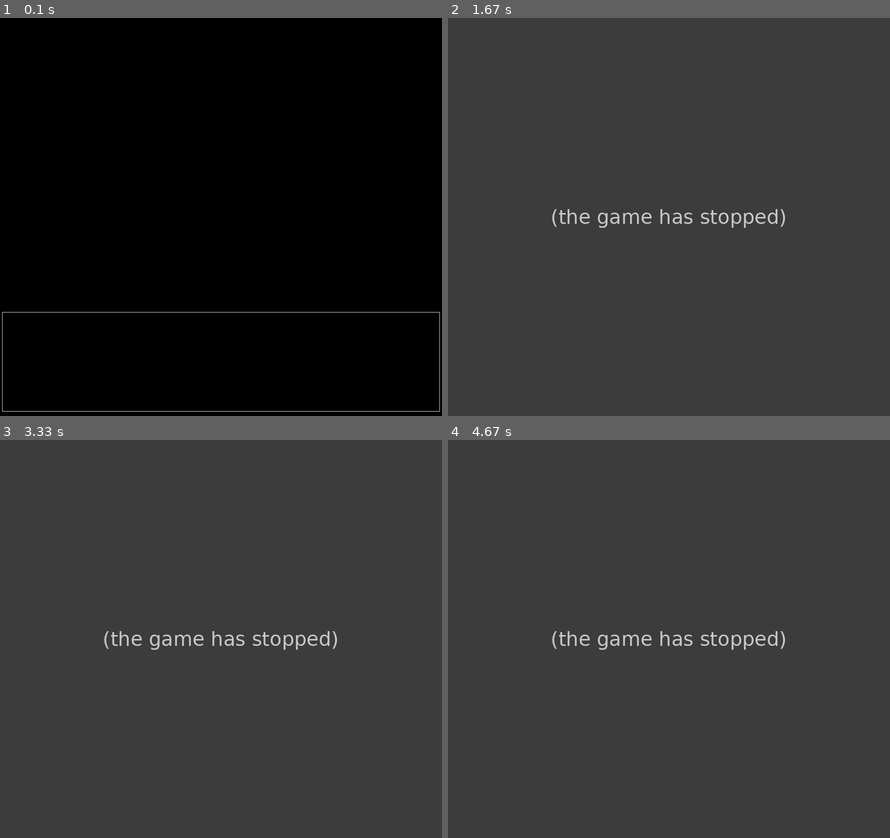
Above: before the commit, frames 1-4 (two rows, left to right).
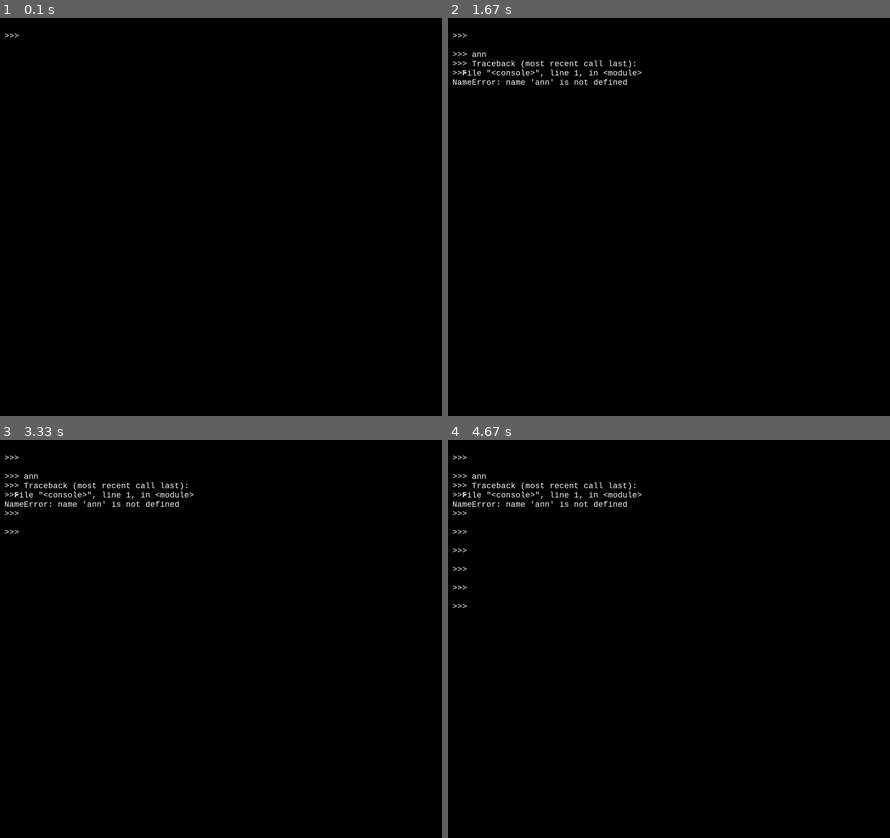
Above: after the commit, the same moments.

Repository: hitbox/interactive-interpreter
Game: pygame game, started from interpreter/__main__.py
The game is run twice, just before and just after one commit, with the same random seed, the same clock (stepped at 60 frames per second) and the same inputs.
Inputs:
- Up to frame 1 (0.1 s): no input
- Up to frame 2 (1.67 s): tap Enter at 0.33, 1 s; type "ann" at 0.67 s; hold Backspace from 1.22 s (still down)
- Up to frame 3 (3.33 s): release Backspace at 1.68 s; tap Enter at 2.87, 3.27 s
- Up to frame 4 (4.67 s): tap Enter at 3.57, 3.82, 4.15, 4.45, 4.65 s

The runs differ from the first frame. In frame 1, 0.5% of the frame differs, in the area x 0-100%, y 3-99%; in frame 2, 100%, in the area x 0-100%, y 0-100%; in frame 3, 100%; in frame 4, 100%.
Error before the commit: IndexError: list index out of range (textbox.py line 48); the game stopped at 0.33 s (later frames are placeholders)

Commit message:
dev: see interpreter/scenes.py:58

Diff:
--- a/interpreter/__main__.py
+++ b/interpreter/__main__.py
@@ -12,7 +12,8 @@
 
 screen = screen.Screen(display_rect.size)
 
-from .scenes import ConsoleScene
+from .scenes import ConsoleScene, ReadlineScene
 
 e = Engine(screen)
-e.run(ConsoleScene(dict(g=g)))
+#e.run(ConsoleScene(dict(g=g)))
+e.run(ReadlineScene())
--- a/interpreter/engine.py
+++ b/interpreter/engine.py
@@ -1,3 +1,5 @@
+from collections import defaultdict
+
 import pygame as pg
 
 from .clock import Clock
@@ -10,6 +12,9 @@
     screen = None
 
 
+def ReadlineEvent(value):
+    return pg.event.Event(pg.USEREVENT, action="readline", value=value)
+
 class Engine(object):
 
     def __init__(self, screen):
@@ -19,9 +24,18 @@
         pg.key.set_repeat(150, 50)
         self.is_running = False
 
+        self.listeners = defaultdict(list)
+
+    def emit(self, event):
+        pg.event.post(event)
+
     def handle(self, event):
         if event.type == pg.QUIT:
             self.is_running = False
+        elif event.type == pg.USEREVENT:
+            if event.type in self.listeners:
+                for callback in self.listeners[event.type]:
+                    callback(event)
         elif event.type == pg.KEYDOWN:
 
             # TODO: handle keydown that quits better
@@ -32,6 +46,9 @@
                 for sprite in self.scene.sprites():
                     if hasattr(sprite, 'on_keydown'):
                         sprite.on_keydown(event)
+
+    def listen(self, type, f):
+        self.listeners[type].append(f)
 
     def run(self, scene):
         self.scene = scene
--- a/interpreter/scenes.py
+++ b/interpreter/scenes.py
@@ -1,6 +1,13 @@
+import io
+
+import pygame as pg
+
+from .engine import g
+from .font import Font
 from .group import Group
+from .console import StreamConsole
 
-from .sprites import SpriteConsole
+from .sprites import ReadlineSprite, Sprite, SpriteConsole
 
 class ConsoleScene(Group):
 
@@ -9,3 +16,74 @@
 
         self.console = SpriteConsole(locals)
         self.add(self.console)
+
+
+class BakedSprite(Sprite):
+
+    def __init__(self, image, *groups, position=None):
+        super().__init__(*groups)
+        self.image = image
+        if position is None:
+            position = {}
+        self.rect = self.image.get_rect(**position)
+
+
+class ReadlineScene(Group):
+
+    def __init__(self):
+        super().__init__()
+
+        self.lines = []
+        self.font = Font()
+
+        self.readline = ReadlineSprite(">>> ")
+        self.topleft = (g.screen.rect.left + 10, g.screen.rect.top + self.readline.rect.height + 10)
+        self.readline.rect.topleft = self.topleft
+        self.add(self.readline)
+
+        self.console = StreamConsole(io.StringIO())
+
+        g.engine.listen(pg.USEREVENT, self.on_userevent)
+
+    def lastline(self):
+        if self.lines:
+            return self.lines[-1]
+        else:
+            return self.readline
+
+    def on_userevent(self, event):
+        if event.action != "readline":
+            return
+
+        # XXX: almost there! it seems to be putting extra space between lines
+        image = self.font.render(self.readline.prompt + event.value)
+        position = dict(topleft=self.readline.rect.topleft)
+        self.add(BakedSprite(image, self, position=position))
+
+        more = self.console.push(event.value)
+        if more:
+            self.readline.prompt = "... "
+            self.readline.render()
+        else:
+            output = self.console.stream.getvalue()
+            print(('output', output))
+            if output:
+                image = self.font.render(self.readline.prompt + output)
+                position = dict(topleft=self.readline.rect.bottomleft)
+                self.add(BakedSprite(image, self, position=position))
+                self.console.stream = io.StringIO()
+
+            self.readline.prompt = ">>> "
+            self.readline.render()
+
+        self.readline.rect.topleft = self.readline.rect.bottomleft
+        self.readline.rect.topleft = self.readline.rect.bottomleft
+
+        if False and len(self.lines) > 1:
+            print((self, self.lines))
+            first = self.lines[0]
+            first.rect.topleft = self.topleft
+            for line1, line2 in zip(self.lines[:-1], self.lines[1:]):
+                line2.rect.topleft = line1.rect.bottomleft
+
+            #self.readline.rect.topleft = line2.rect.bottomleft
--- a/interpreter/sprites/__init__.py
+++ b/interpreter/sprites/__init__.py
@@ -1,2 +1,4 @@
+from .base import Sprite
 from .console import SpriteConsole
 from .textbox import SpriteTextbox
+from .readline import ReadlineSprite
--- /dev/null
+++ b/interpreter/sprites/readline.py
@@ -0,0 +1,46 @@
+import pygame as pg
+
+from .. import draw
+from ..engine import g, ReadlineEvent
+from ..font import Font
+from ..textbox import Textbox
+
+from .base import Sprite
+
+class ReadlineSprite(Sprite):
+
+    def __init__(self, prompt):
+        super().__init__()
+
+        self.font = Font()
+        self.prompt = prompt
+
+        size = self.font.size("X")
+        print(('size', size))
+        self.rect = pg.Rect((0,0),size)
+
+        self.active = True
+        self.textbox = Textbox()
+
+        self.render()
+
+    def on_keydown(self, event):
+        if not self.active:
+            return
+
+        if event.key == pg.K_RETURN:
+            g.engine.emit(ReadlineEvent(value=self.textbox.value))
+            self.textbox.clear()
+        elif event.key == pg.K_BACKSPACE:
+            self.textbox.backspace()
+        else:
+            self.textbox.write(event.unicode)
+
+        self.render()
+        self.rect.size = self.image.get_size()
+
+    def render(self):
+        image = self.font.render(self.prompt + self.textbox.value)
+        #draw.border(image)
+        self.image = image
+        return image
